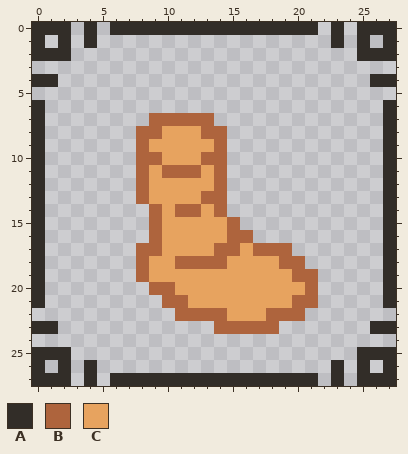
Pixel-art sprite: assets/icons/stats/agility.png. The first picture shows the starting point.
The file is 84x84 pixels, drawn in blocks of 3x3; one block is one cell here.
Palette (. is transparent): A #322d28  B #ae643d  C #e7a35f
Pixels before, first column x 0:
 0 AAA.A.AAAAAAAAAAAAAAAA.A.AAA
 1 A.A.A..................A.A.A
 2 AAA......................AAA
 3 ............................
 4 AA........................AA
 5 ............................
 6 A..........................A
 7 A........BBBBB.............A
 8 A.......BBCCCBB............A
 9 A.......BCCCCCB............A
10 A.......BBCCCBB............A
11 A.......BCBBBCB............A
12 A.......BCCCCCB............A
13 A.......BCCCCBB............A
14 A........BCBBCB............A
15 A........BCCCCCB...........A
16 A........BCCCCCBB..........A
17 A.......BBCCCCBBCBBB.......A
18 A.......BCCBBBBCCCCBB......A
19 A.......BCCCCCCCCCCCBB.....A
20 A........BBCCCCCCCCCCB.....A
21 A.........BBCCCCCCCCBB.....A
22 ...........BBBBCCCBBB.......
23 AA............BBBBB.......AA
24 ............................
25 AAA......................AAA
26 A.A.A..................A.A.A
27 AAA.A.AAAAAAAAAAAAAAAA.A.AAA
After:
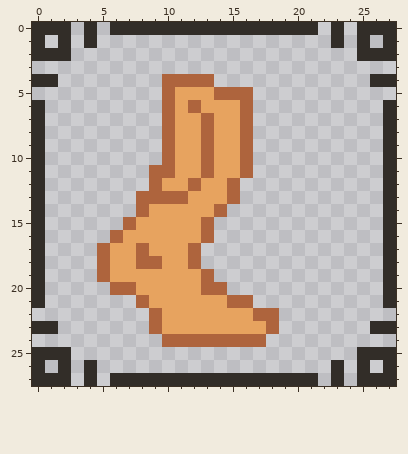
From old to new:
y 4: x 10..13 .... -> BBBB
y 5: x 10..16 ....... -> BCCCBBB
y 6: x 10..16 ....... -> BCBCCCB
y 7: x 9 B -> .; x 11..12 BB -> CC; x 14..16 ... -> CCB
y 8: x 8..10 BBC -> ..B; x 14..16 B.. -> CCB
y 9: x 8..10 BCC -> ..B; x 13..16 CB.. -> BCCB
y 10: x 8..10 BBC -> ..B; x 14..16 B.. -> CCB
y 11: x 8..9 BC -> .B; x 11..16 BBCB.. -> CCBCCB
y 12: x 8..9 BC -> .B; x 12 C -> B; x 14..15 B. -> CB
y 13: x 9..11 CCC -> BBB; x 13..15 BB. -> CCB
y 14: x 8..9 .B -> BC; x 11..12 BB -> CC
y 15: x 7..9 ..B -> BCC; x 13..15 CCB -> B..
y 16: x 6..9 ...B -> BCCC; x 13..16 CCBB -> B...
y 17: x 5..7 ... -> BCC; x 9 B -> C; x 12..19 CCBBCBBB -> B.......
y 18: x 5..7 ... -> BCC; x 9 C -> B; x 11 B -> C; x 13..20 BBCCCCBB -> ........
y 19: x 5..8 ...B -> BCCC; x 13..21 CCCCCCCBB -> B........
y 20: x 6..10 ...BB -> BBCCC; x 13..21 CCCCCCCCB -> BB.......
y 21: x 8..11 ..BB -> BCCC; x 15..21 CCCCCBB -> BB.....
y 22: x 9..14 ..BBBB -> BCCCCC; x 17 C -> B; x 19..20 BB -> ..
y 23: x 9..17 .....BBBB -> BCCCCCCCC
y 24: x 10..17 ........ -> BBBBBBBB
Changed places in both pictures, as pixel boxes (x1, y1, x2, y2):
changed: (97, 74, 318, 347)
